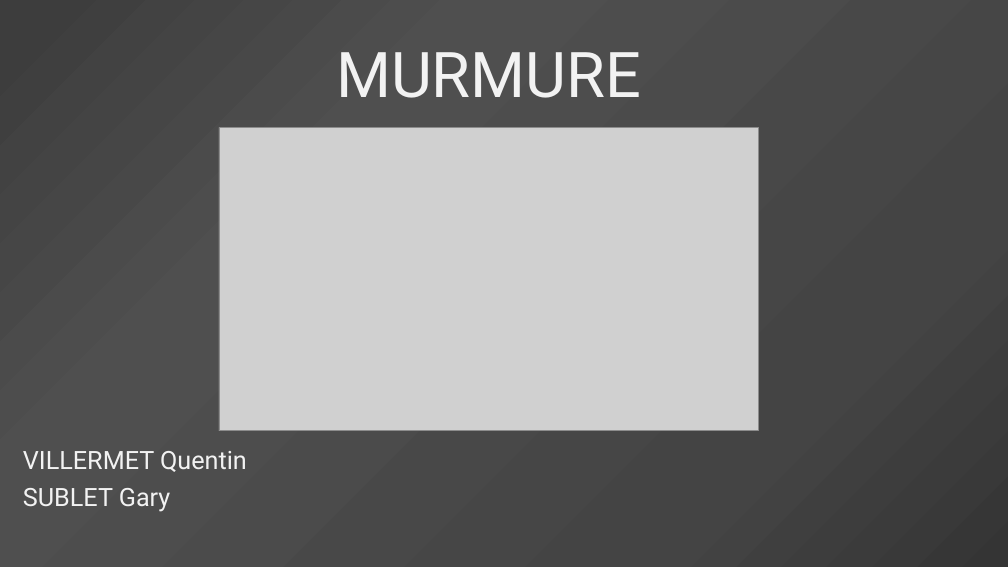
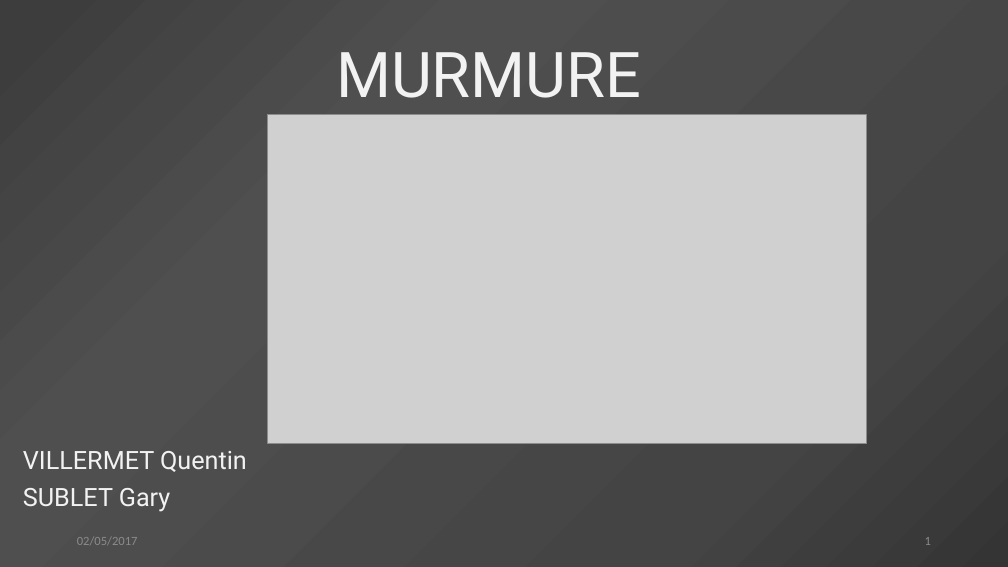
Before and after one commit to QuVil/Murmure, a slide deck: slide 1 of doc/Présentation/Présentation.pptx. Drawn at 1008x567 pixels with LibreOffice and Linux fonts; fonts in the diff are those of the drawing; grey boxes stand for pictures. Boxes give left, top, right and bottom in pixels: in the first picture for what was removed or moved away, otherwise in the second. Text is boxed around its words. In the diff, an @@ line names an element or a change of style, - is before the commit and + after.

```diff
--- a/doc/Présentation/Présentation.pptx
+++ b/doc/Présentation/Présentation.pptx
@@ picture: place and size @@
-picture at [219,128,759,431]
+picture at [268,115,867,444]
@@ text added at [77,537,138,545], 12 pt, text #8C8C8C @@
+02/05/2017
@@ page number added at [925,537,931,545], 12 pt, text #8C8C8C @@
+1
```
Also in this commit, not shown: 5 other slides changed, 3 other files.
